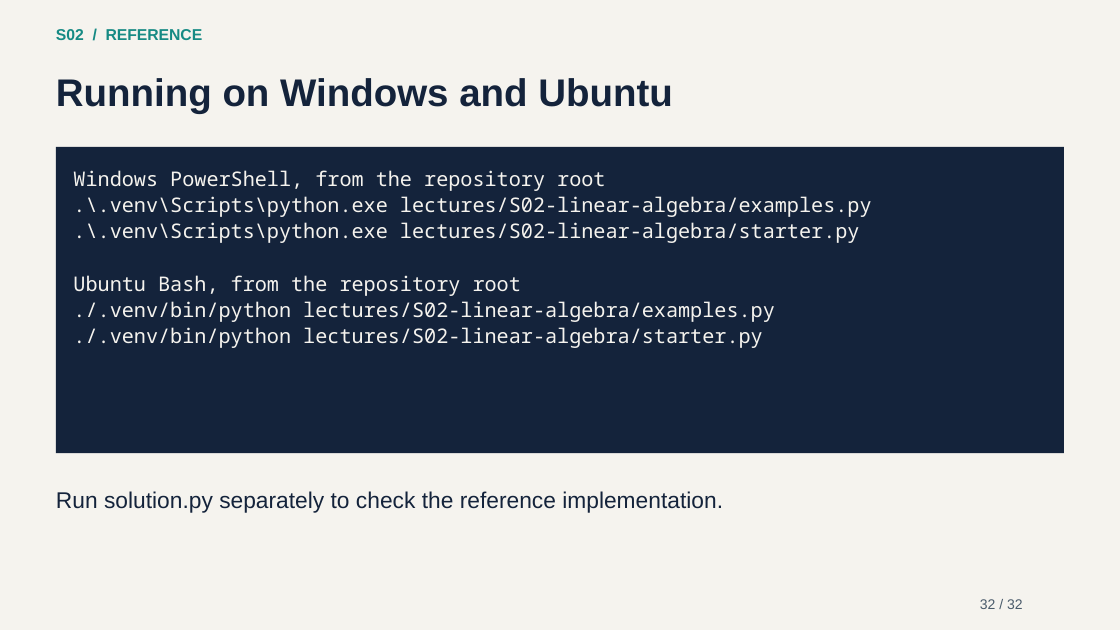
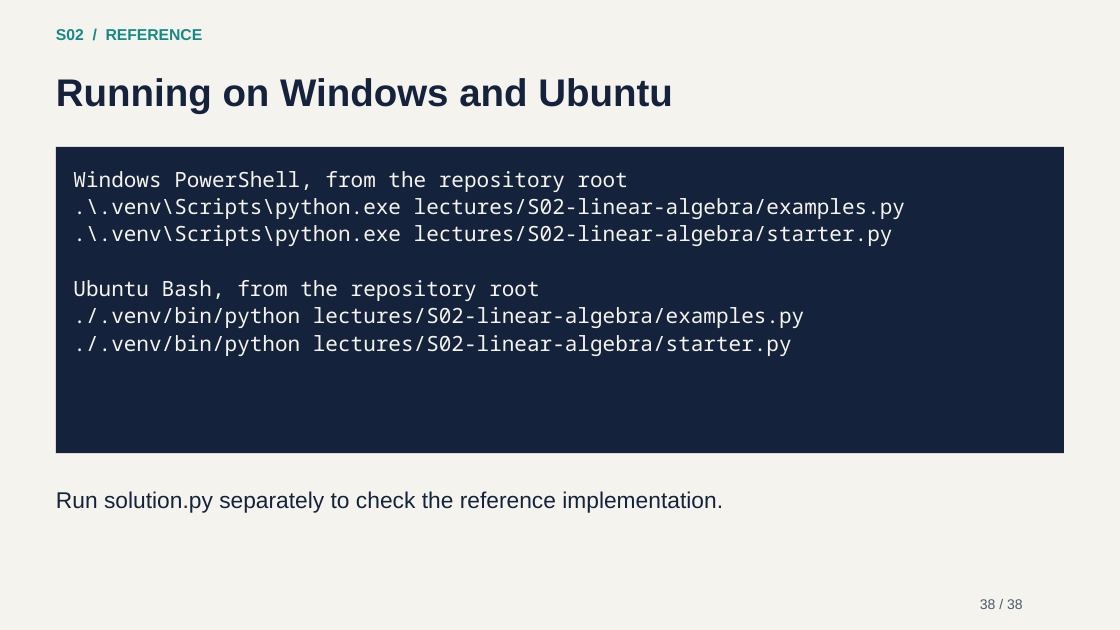
Before and after one commit to croznnt/qubit-zero-to-hero-english, a slide deck: slide 38 of lectures/S02-linear-algebra/deck.pptx (slide 32 before the commit). Drawn at 1120x630 pixels with LibreOffice and Linux fonts; fonts in the diff are those of the drawing. Boxes give left, top, right and bottom in pixels: in the first picture for what was removed or moved away, otherwise in the second. Text is boxed around its words. In the diff, an @@ line names an element or a change of style, - is before the commit and + after.

```diff
--- a/lectures/S02-linear-algebra/deck.pptx
+++ b/lectures/S02-linear-algebra/deck.pptx
@@ size 17.2 to 18 pt in 6 elements at (73,171,627,192), (73,198,905,219), (73,225,893,246), (73,280,539,301), (73,307,804,328), (73,335,792,356) @@
@@ text "./.venv/bin/python lectures/S02-linear-algebra/starter.py": place and size @@
-text "./.venv/bin/python lectures/S02-linear-algebra/starter.py" at (73,327,763,348)
+text "./.venv/bin/python lectures/S02-linear-algebra/starter.py" at (73,335,792,356)
@@ text at (980,599,1023,609): text changed @@
-32 / 32
+38 / 38
```
Also in this commit, not shown: 31 other slides changed, 6 slides added, 16 other files.
